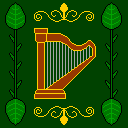
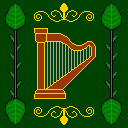
The second (128, 128) image is a revision of the first. Changes to its layers:
painted on "Vines" over bbox(10, 30, 117, 98)
painted on "Harp" over bbox(88, 40, 93, 57)
